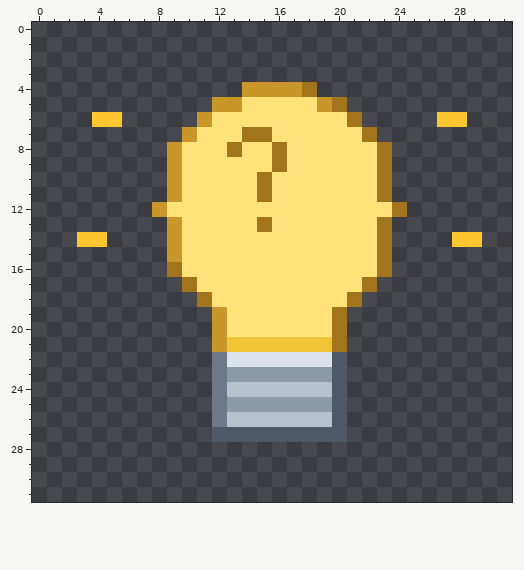
Two versions of one pixel-art file, src/media/photos/sprites/rewards/fun_fact.aseprite. This is how it looked before the edit.
32x32 pixels, 1 frame.
And afterwards:
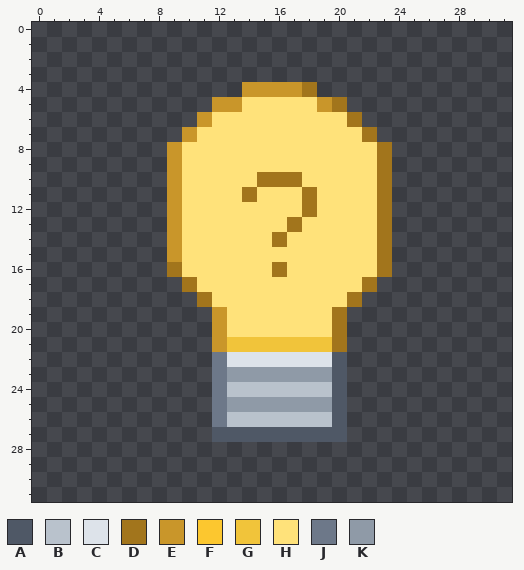
Palette (. is transparent): A #4f5866  B #b9c2cc  C #dde3ea  D #a2751c  E #c9962a  F #fcc72f  G #f1c43a  H #ffe27a  J #6d7889  K #8f9aa7
From old to new:
y 6: x 4..5 FF -> ..; x 27..28 FF -> ..
y 7: x 14..15 DD -> HH
y 8: x 13 D -> H; x 16 D -> H
y 9: x 16 D -> H
y 10: x 16..17 HH -> DD
y 11: x 14..15 HD -> DH; x 18 H -> D
y 12: x 8..9 EH -> .E; x 18 H -> D; x 23..24 HD -> D.
y 13: x 15 D -> H; x 17 H -> D
y 14: x 3..4 FF -> ..; x 16 H -> D; x 28..29 FF -> ..
y 16: x 16 H -> D
